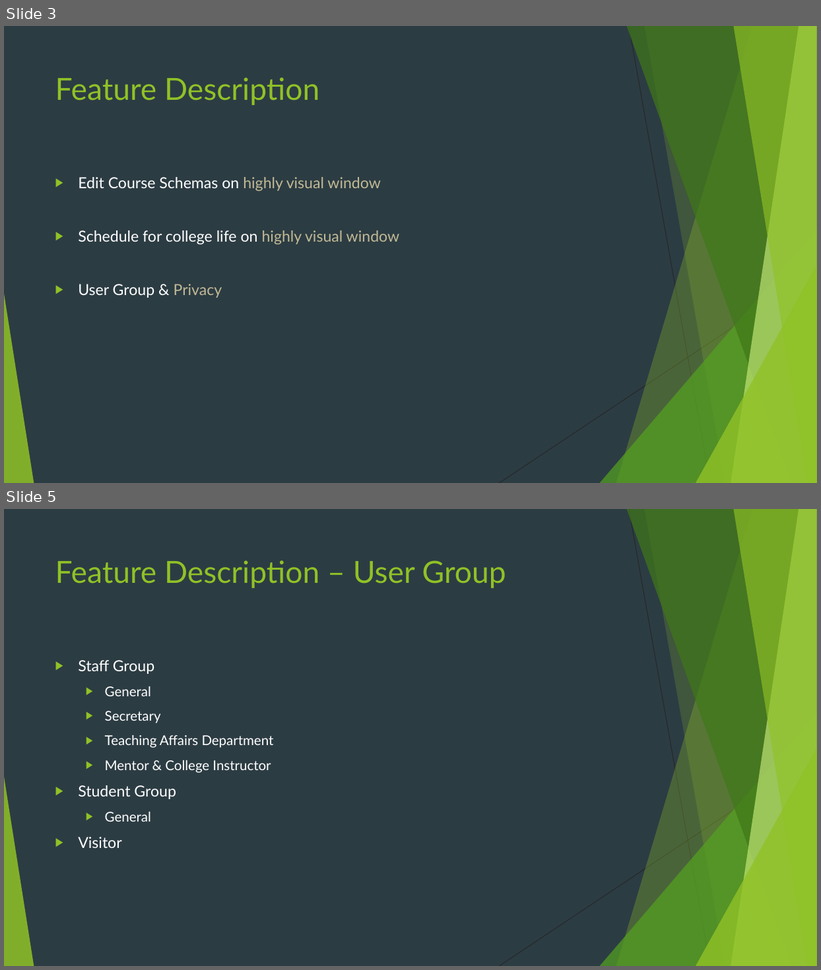
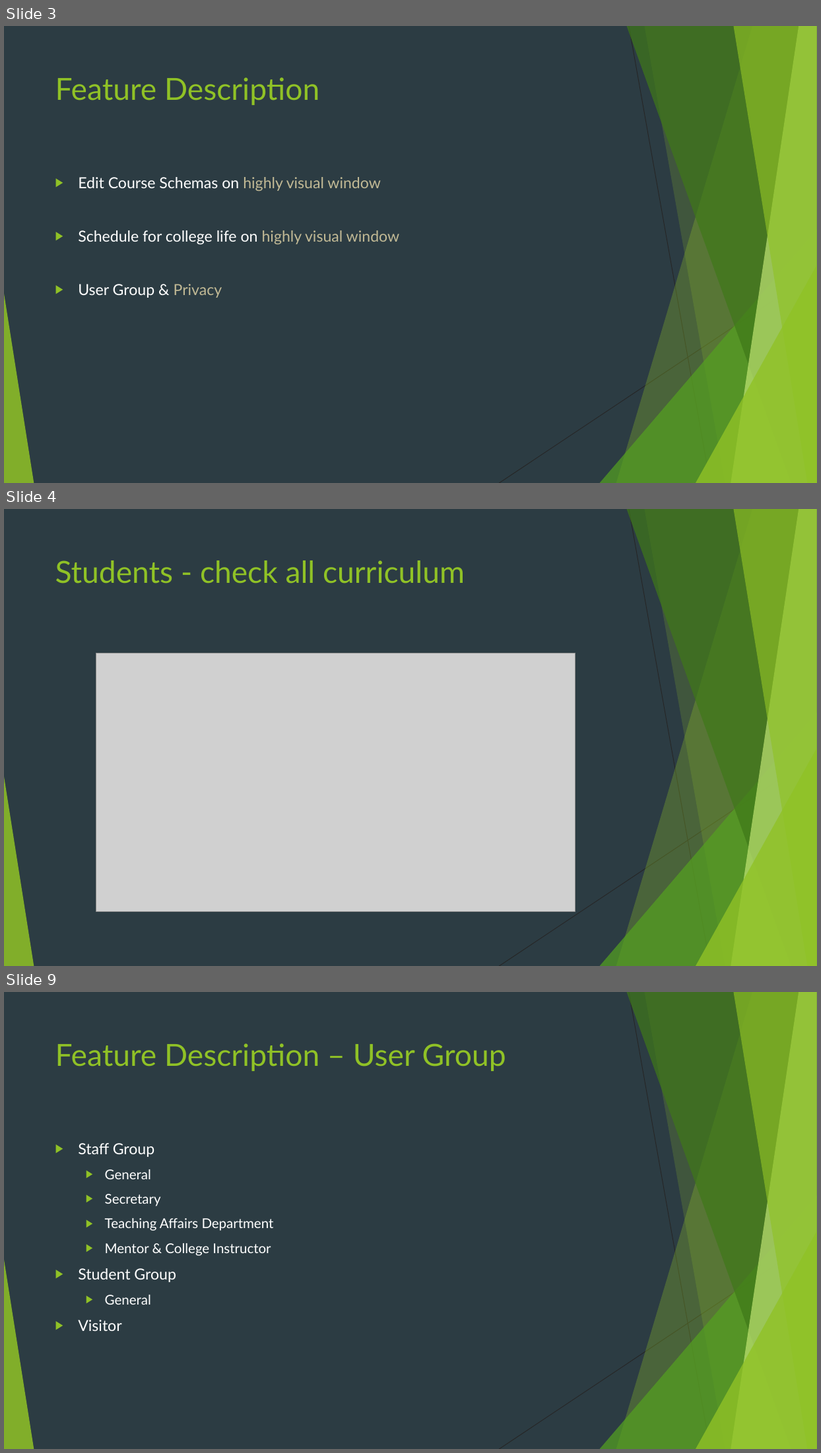
Before and after one commit to WingsUpete/courschemaster, a slide deck: doc/Courschematser.pptx. Shown one above the other, each under a label of ours: slides 3 and 5 before the commit, slides 3, 4 and 9 after it; the slides between them are not shown. The pictures are 821x970 and 821x1453 pixels, drawn with LibreOffice and Linux fonts; fonts in the diff are those of the drawing; grey boxes stand for pictures. Boxes give left, top, right and bottom in pixels: in the first picture for what was removed or moved away, otherwise in the second. Text is boxed around its words. In the diff, an @@ line names an element or a change of style, - is before the commit and + after.

```diff
--- a/doc/Courschematser.pptx
+++ b/doc/Courschematser.pptx
@@ slide 4 added at (x1=4, y1=509, x2=817, y2=966), background #2C3C43; not listed: 10 template elements that a slide beside it also shows @@
@@ title added at (x1=55, y1=560, x2=465, y2=584), 36 pt, text #90C226 @@
+Students - check all curriculum
@@ picture added at (x1=96, y1=653, x2=576, y2=912) @@
@@ what was slide 5 is now slide 9 @@
```
Also in this commit, not shown: 1 slide changed, 4 other slides added, 1 slide removed, 1 other file.
